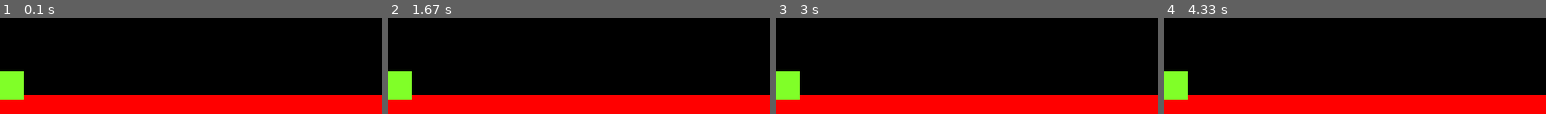
Above: before the commit, frames 1-4 (left to right).
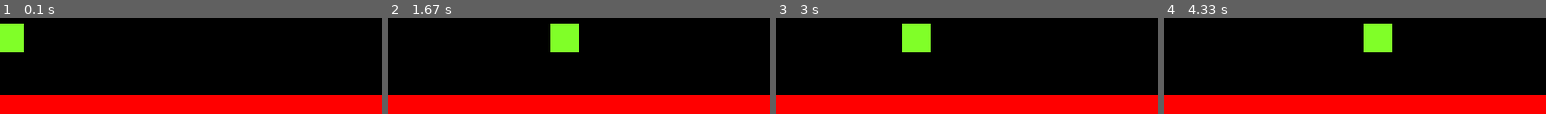
Above: after the commit, the same moments.

Repository: sebasgon89/PythonPygame
Game: pygame game, started from PlatformSeba/main.py
Same seed, same stepped clock (60 frames per second), same inputs: the game is played once before the commit and once after it.
Inputs:
- Up to frame 1 (0.1 s): no input
- Up to frame 2 (1.67 s): hold Right 0.33-0.8 s; hold Right 0.83-1.3 s; hold Left from 1.33 s (still down)
- Up to frame 3 (3 s): release Left at 1.87 s; hold Left 1.9-2.3 s; hold Right 2.33-2.97 s
- Up to frame 4 (4.33 s): hold Left 3-3.47 s; hold Right 3.5-3.97 s; hold Right from 4 s (still down)

The runs differ from the first frame. In frame 1, 3.7% of the frame differs, in the area x 0-7%, y 5-86%; in frame 2, 4.1%, in the area x 0-50%, y 5-86%; in frame 3, 4.1%; in frame 4, 4.1%.

Commit message:
I had to copy the code in the tutorial cause it was not clear enough

Diff:
--- a/PlatformSeba/main.py
+++ b/PlatformSeba/main.py
@@ -1,21 +1,19 @@
-# https://coderslegacy.com/python/pygame-platformer-game-development/
-
-import pygame, sys
+import pygame
 from pygame.locals import *
+import sys
 
 pygame.init()
-vec = pygame.math.Vector2  # 2 for two dimensional
 
+vec = pygame.math.Vector2
 HEIGHT = 450
 WIDTH = 400
 ACC = 0.5
 FRIC = -0.12
 FPS = 60
-
 FramePerSec = pygame.time.Clock()
 
 displaysurface = pygame.display.set_mode((WIDTH, HEIGHT))
-pygame.display.set_caption("Plataformas Seba")
+pygame.display.set_caption("Game")
 
 
 class Player(pygame.sprite.Sprite):
@@ -23,10 +21,34 @@
         super().__init__()
         self.surf = pygame.Surface((30, 30))
         self.surf.fill((128, 255, 40))
-        self.rect = self.surf.get_rect(center = (10, 420))
+        self.rect = self.surf.get_rect()
+
+        self.pos = vec((10, 385))
+        self.vel = vec(0, 0)
+        self.acc = vec(0, 0)
+
+    def move(self):
+        self.acc = vec(0, 0)
+
+        pressed_keys = pygame.key.get_pressed()
+        if pressed_keys[K_LEFT]:
+            self.acc.x = -ACC
+        if pressed_keys[K_RIGHT]:
+            self.acc.x = ACC
+
+        self.acc.x += self.vel.x * FRIC
+        self.vel += self.acc
+        self.pos += self.vel + 0.5 * self.acc
+
+        if self.pos.x > WIDTH:
+            self.pos.x = 0
+        if self.pos.x < 0:
+            self.pos.x = WIDTH
+
+        self.rect.midbottom = self.pos
 
 
-class Platform(pygame.sprite.Sprite):
+class platform(pygame.sprite.Sprite):
     def __init__(self):
         super().__init__()
         self.surf = pygame.Surface((WIDTH, 20))
@@ -34,7 +56,7 @@
         self.rect = self.surf.get_rect(center=(WIDTH / 2, HEIGHT - 10))
 
 
-PT1 = Platform()
+PT1 = platform()
 P1 = Player()
 
 all_sprites = pygame.sprite.Group()
@@ -49,6 +71,7 @@
 
     displaysurface.fill((0, 0, 0))
 
+    P1.move()
     for entity in all_sprites:
         displaysurface.blit(entity.surf, entity.rect)
 
